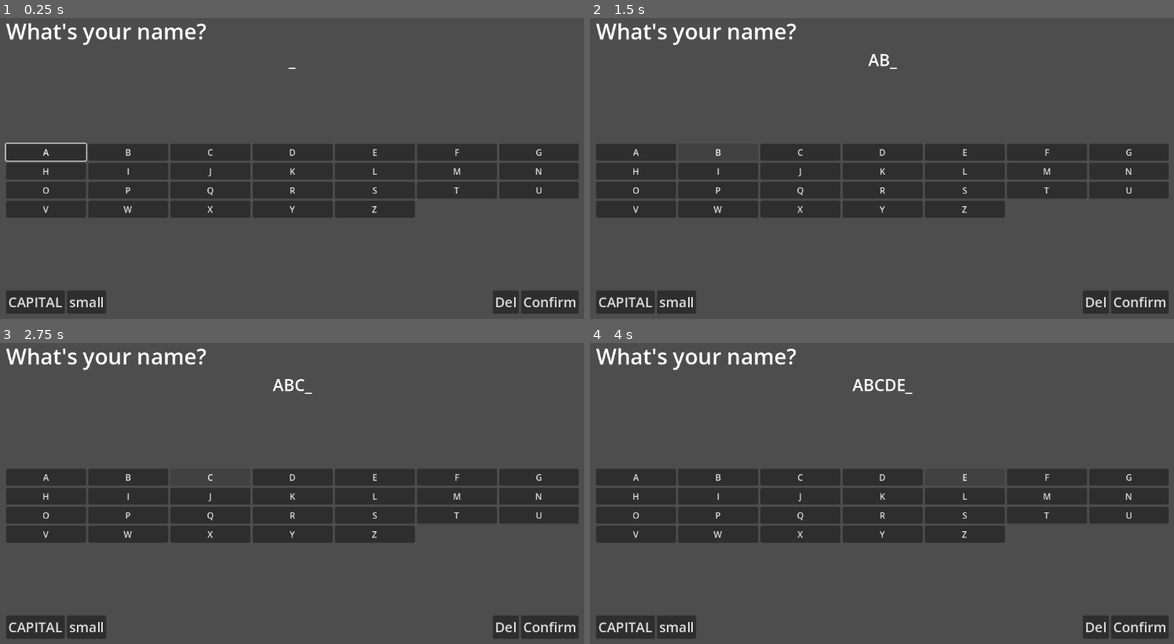
Above: before the commit, frames 1-4 (two rows, left to right).
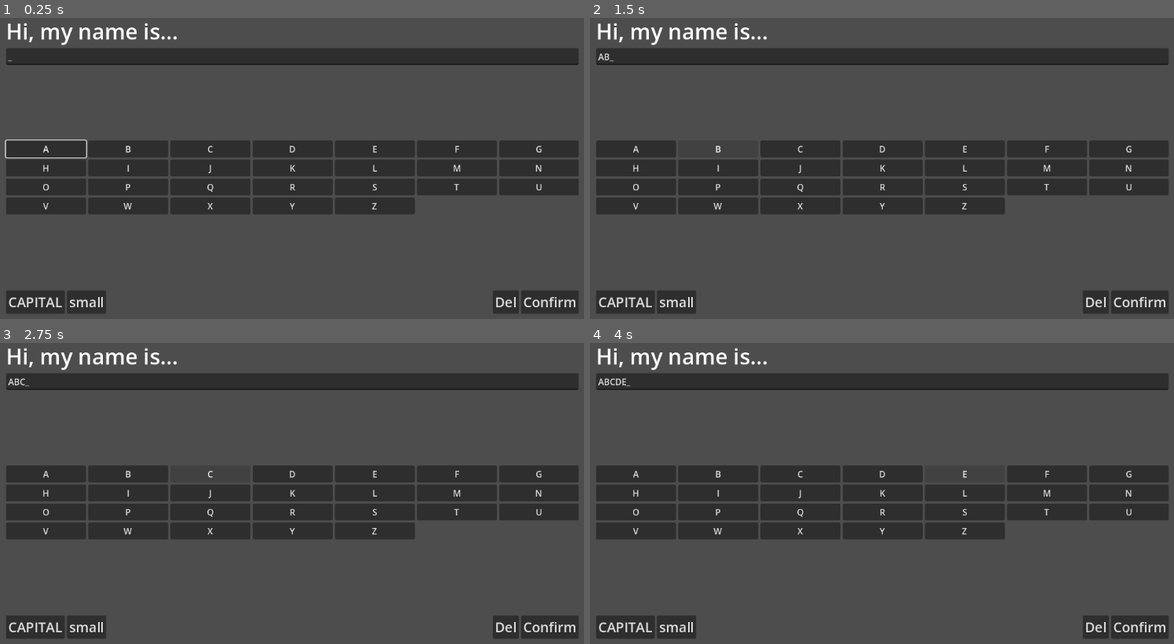
Above: after the commit, the same moments.

Repository: Jose-Prince/UVG-Tesis-Game
Game: Godot game, scene res://Scenes/input_system.tscn
The game is run twice, just before and just after one commit, with the same random seed, the same clock (stepped at 60 frames per second) and the same inputs. This scene is started directly instead of the project's main scene.
Inputs:
- Up to frame 1 (0.25 s): no input
- Up to frame 2 (1.5 s): click "A" at 0.5 s; click "B" at 1.25 s
- Up to frame 3 (2.75 s): click "C" at 2 s
- Up to frame 4 (4 s): click "D" at 2.75 s; click "E" at 3.5 s

The runs differ from the first frame. In frame 1, 12% of the frame differs, in the area x 0-100%, y 1-67%; in frame 2, 12%; in frame 3, 12%; in frame 4, 12%.

Commit message:
Feat: input from keyboard

Diff:
--- a/Scenes/input_system.tscn
+++ b/Scenes/input_system.tscn
@@ -29,13 +29,10 @@
 [node name="Label" type="Label" parent="MarginContainer/VBoxContainer" unique_id=1599420325]
 layout_mode = 2
 theme_override_font_sizes/font_size = 40
-text = "What's your name?"
+text = "Hi, my name is..."
 
-[node name="NameLabel" type="Label" parent="MarginContainer/VBoxContainer" unique_id=442853375]
+[node name="NameEdit" type="LineEdit" parent="MarginContainer/VBoxContainer" unique_id=1902116683]
 layout_mode = 2
-theme_override_font_sizes/font_size = 30
-horizontal_alignment = 1
-vertical_alignment = 1
 
 [node name="LetterGrid" type="GridContainer" parent="MarginContainer/VBoxContainer" unique_id=399165529]
 layout_mode = 2
--- a/Scripts/name_entry.gd
+++ b/Scripts/name_entry.gd
@@ -10,7 +10,7 @@
 var is_uppercase := true
 var letter_buttons: Array[Button] = []
 
-@onready var name_label: Label = $MarginContainer/VBoxContainer/NameLabel
+@onready var name_edit: LineEdit = $MarginContainer/VBoxContainer/NameEdit
 @onready var letter_grid: GridContainer = $MarginContainer/VBoxContainer/LetterGrid
 
 @onready var capital_button: Button = $MarginContainer/VBoxContainer/BottomButtons/LetterSizeContainer/CapitalButton
@@ -46,6 +46,10 @@
 
 	update_name_label()
 
+func _input(event: InputEvent) -> void:
+	if event.is_pressed() && not event.is_echo():
+		name_edit.grab_focus()
+
 func _on_letter_pressed(btn: Button):
 	if written_name.length() >= 10:
 		return
@@ -79,7 +83,7 @@
 	# TODO guardar nombre jugador / café
 
 func update_name_label():
-	name_label.text = written_name + "_"
+	name_edit.text = written_name + "_"
 
 func setup_focus_navigation():
 	var cols = letter_grid.columns
